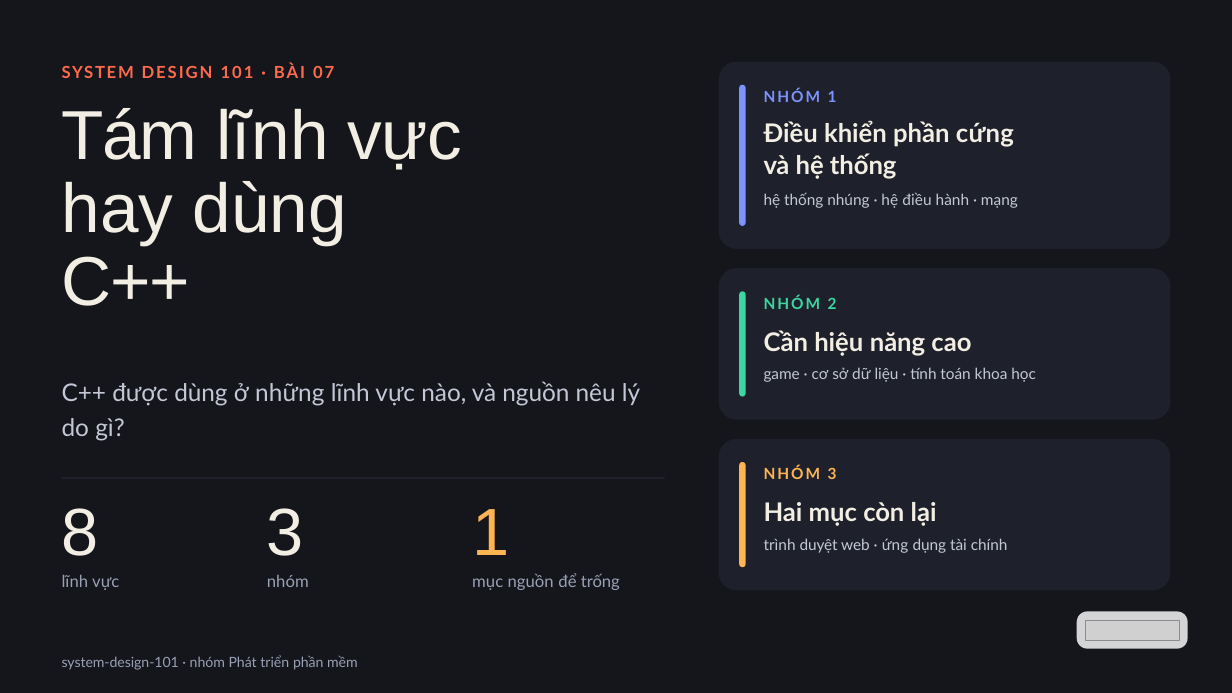
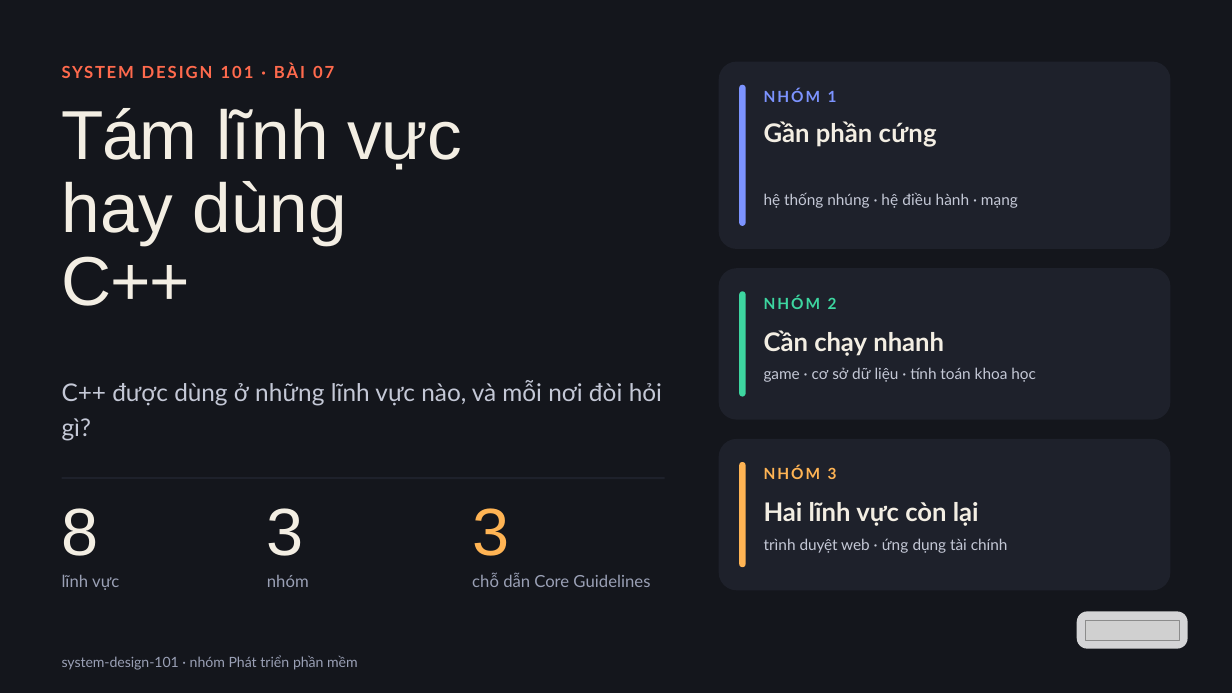
Before and after one commit to vohoailinh90/tool-marketing-studio, a slide deck: slide 1 of system-design-101/vi/lessons/sd-10-007/slides/sd-10-007.pptx. Drawn at 1232x693 pixels with LibreOffice and Linux fonts; fonts in the diff are those of the drawing; grey boxes stand for pictures. Boxes give left, top, right and bottom in pixels: in the first picture for what was removed or moved away, otherwise in the second. Text is boxed around its words. In the diff, an @@ line names an element or a change of style, - is before the commit and + after.

```diff
--- a/system-design-101/vi/lessons/sd-10-007/slides/sd-10-007.pptx
+++ b/system-design-101/vi/lessons/sd-10-007/slides/sd-10-007.pptx
@@ text at (x1=764, y1=121, x2=937, y2=147): text changed @@
-Điều khiển phần cứng
-và hệ thống
+Gần phần cứng
@@ text at (x1=764, y1=330, x2=944, y2=356): text changed @@
-Cần hiệu năng cao
+Cần chạy nhanh
@@ text at (x1=62, y1=380, x2=662, y2=441): text changed @@
-C++ được dùng ở những lĩnh vực nào, và nguồn nêu lý do gì?
+C++ được dùng ở những lĩnh vực nào, và mỗi nơi đòi hỏi gì?
@@ text at (x1=472, y1=508, x2=509, y2=556): text changed @@
-1
+3
@@ text at (x1=764, y1=502, x2=979, y2=526): text changed @@
-Hai mục còn lại
+Hai lĩnh vực còn lại
@@ text at (x1=472, y1=573, x2=650, y2=587): text changed @@
-mục nguồn để trống
+chỗ dẫn Core Guidelines
```
Also in this commit, not shown: 8 other slides changed, 4 other files.
